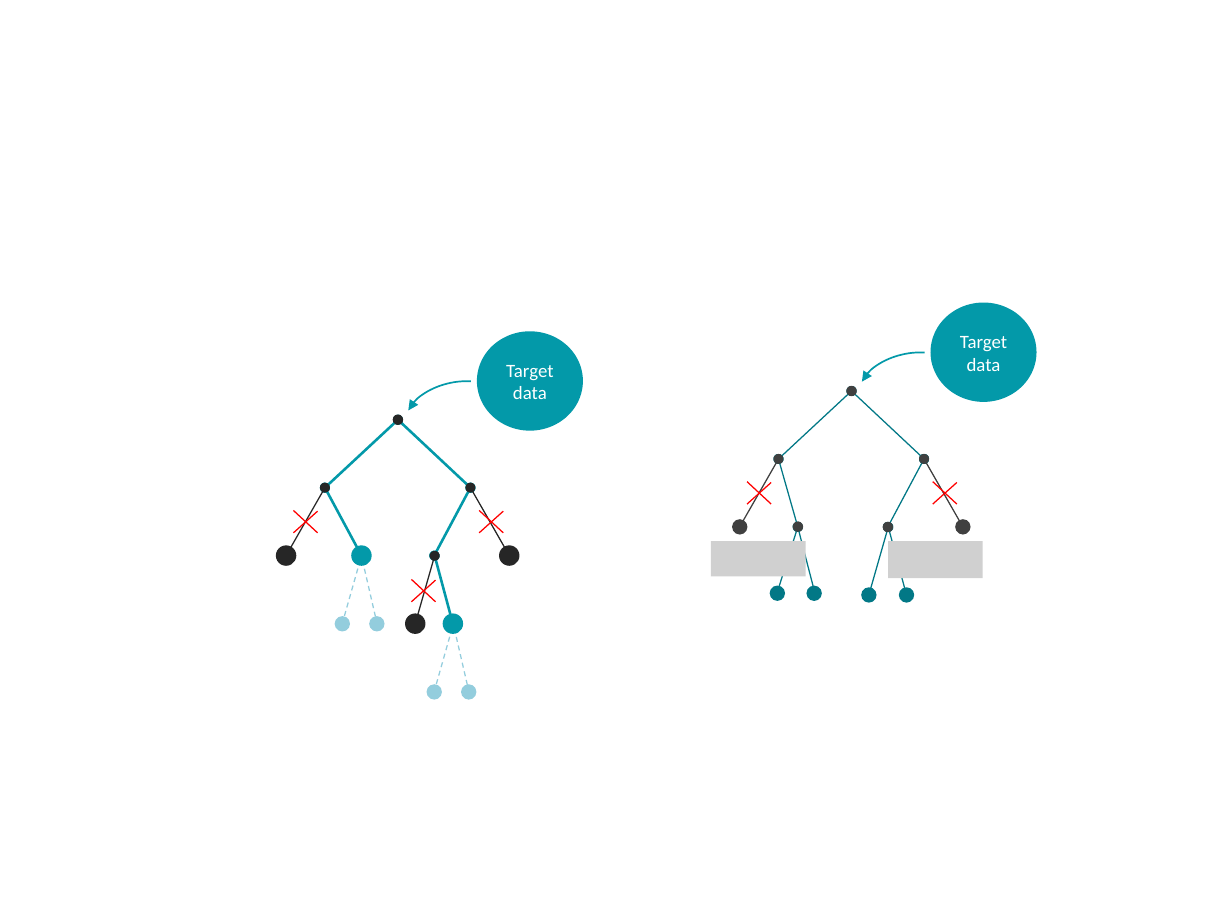
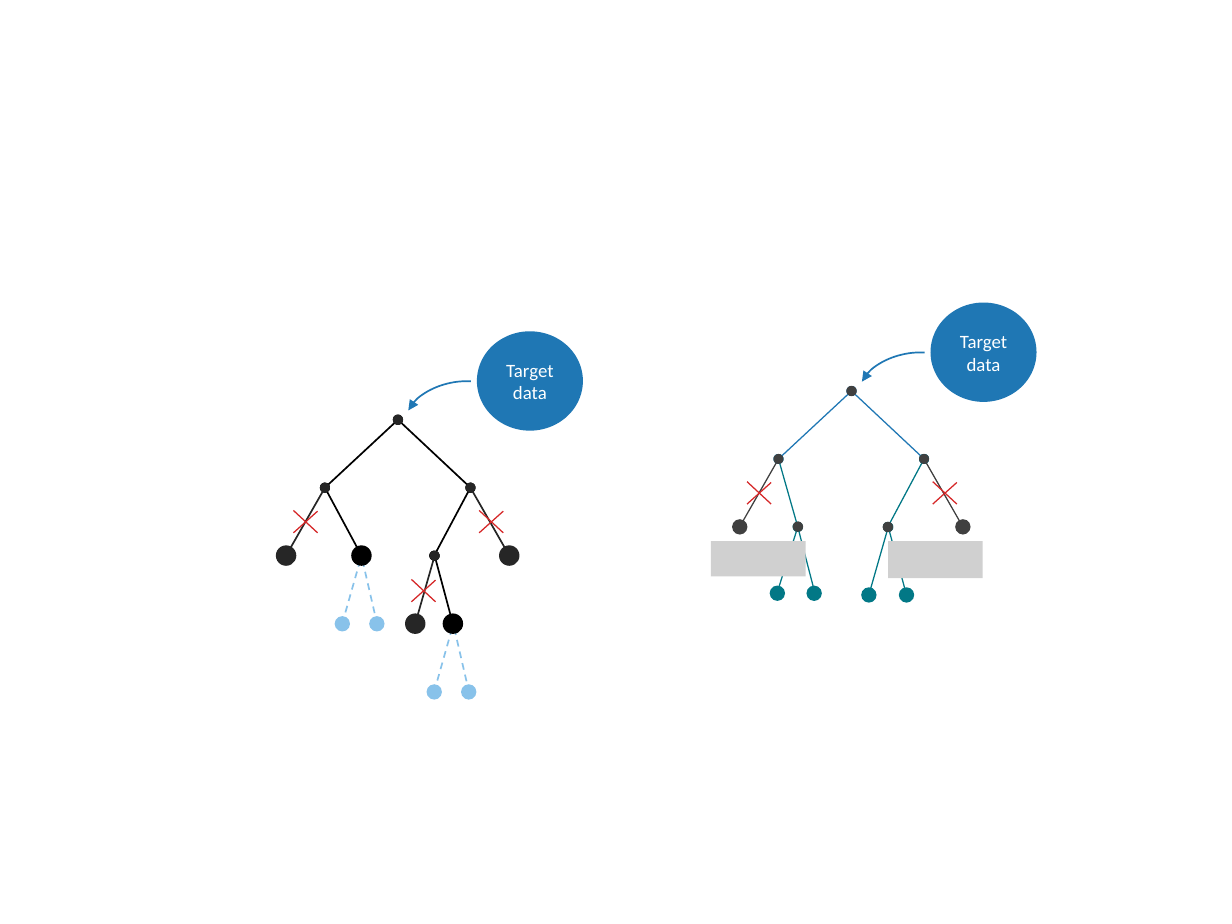
Before and after one commit to lminvielle/soutenance, a slide deck: slide 39 of images/ppt/schemas.pptx (slide 38 before the commit). Drawn at 1232x924 pixels with LibreOffice and Linux fonts; fonts in the diff are those of the drawing; grey boxes stand for pictures. Boxes give left, top, right and bottom in pixels: in the first picture for what was removed or moved away, otherwise in the second. Text is boxed around its words. In the diff, an @@ line names an element or a change of style, - is before the commit and + after.

```diff
--- a/images/ppt/schemas.pptx
+++ b/images/ppt/schemas.pptx
@@ ellipse "Target data" at [930,303,1036,403]: fill #0399A9 to #1F77B4 @@
@@ ellipse "Target data" at [477,331,583,431]: fill #0399A9 to #1F77B4 @@
@@ arc (boxed as its full ellipse) at [853,343,963,424]: outline #0399A9 1 pt to #1F77B4 1 pt @@
@@ arc (boxed as its full ellipse) at [400,371,510,452]: outline #0399A9 1 pt to #1F77B4 1 pt @@
@@ double arrow (851, 391) - (779, 460): stroke #027886 0.75 pt to #1F77B4 0.75 pt @@
@@ double arrow (851, 391) - (924, 460): stroke #027886 0.75 pt to #1F77B4 0.75 pt @@
@@ double arrow (398, 420) - (325, 488): stroke #0399A9 1.5 pt to #000000 1 pt @@
@@ double arrow (398, 420) - (471, 488): stroke #0399A9 1.5 pt to #000000 1 pt @@
@@ double arrow (325, 488) - (286, 556): stroke #262626 0.75 pt to #262626 1 pt @@
@@ double arrow (325, 488) - (361, 556): stroke #0399A9 1.5 pt to #000000 1 pt @@
@@ double arrow (471, 488) - (434, 556): stroke #0399A9 1.5 pt to #000000 1 pt @@
@@ double arrow (471, 488) - (509, 556): stroke #262626 0.75 pt to #262626 1 pt @@
@@ line (747, 482) - (771, 504): stroke #FF0000 0.75 pt to #D62728 0.75 pt @@
@@ line (747, 504) - (771, 483): stroke #FF0000 0.75 pt to #D62728 0.75 pt @@
@@ line (933, 482) - (957, 504): stroke #FF0000 0.75 pt to #D62728 0.75 pt @@
@@ line (933, 504) - (957, 483): stroke #FF0000 0.75 pt to #D62728 0.75 pt @@
@@ line (293, 510) - (318, 533): stroke #FF0000 0.75 pt to #D62728 0.75 pt @@
@@ line (293, 533) - (318, 511): stroke #FF0000 0.75 pt to #D62728 0.75 pt @@
@@ line (479, 510) - (504, 533): stroke #FF0000 0.75 pt to #D62728 0.75 pt @@
@@ line (479, 533) - (504, 511): stroke #FF0000 0.75 pt to #D62728 0.75 pt @@
@@ double arrow (361, 556) - (342, 623): stroke #93CDDD 0.75 pt dashed to #88C2EA 1 pt dashed @@
@@ ellipse at [351,546,372,567]: fill #0399A9 to #000000 @@
@@ double arrow (361, 556) - (377, 623): stroke #93CDDD 0.75 pt dashed to #88C2EA 1 pt dashed @@
@@ double arrow (435, 556) - (415, 623): stroke #262626 0.75 pt to #262626 1 pt @@
@@ double arrow (435, 556) - (453, 623): stroke #0399A9 1.5 pt to #000000 1 pt @@
@@ line (411, 579) - (436, 601): stroke #FF0000 0.75 pt to #D62728 0.75 pt @@
@@ line (411, 601) - (436, 580): stroke #FF0000 0.75 pt to #D62728 0.75 pt @@
@@ ellipse at [335,616,350,631]: fill #93CDDD to #88C2EA @@
@@ double arrow (453, 625) - (434, 691): stroke #93CDDD 0.75 pt dashed to #88C2EA 1 pt dashed @@
@@ ellipse at [442,614,463,634]: fill #0399A9 to #000000 @@
@@ double arrow (453, 625) - (469, 691): stroke #93CDDD 0.75 pt dashed to #88C2EA 1 pt dashed @@
```
Also in this commit, not shown: 22 slides added, 39 other files.
